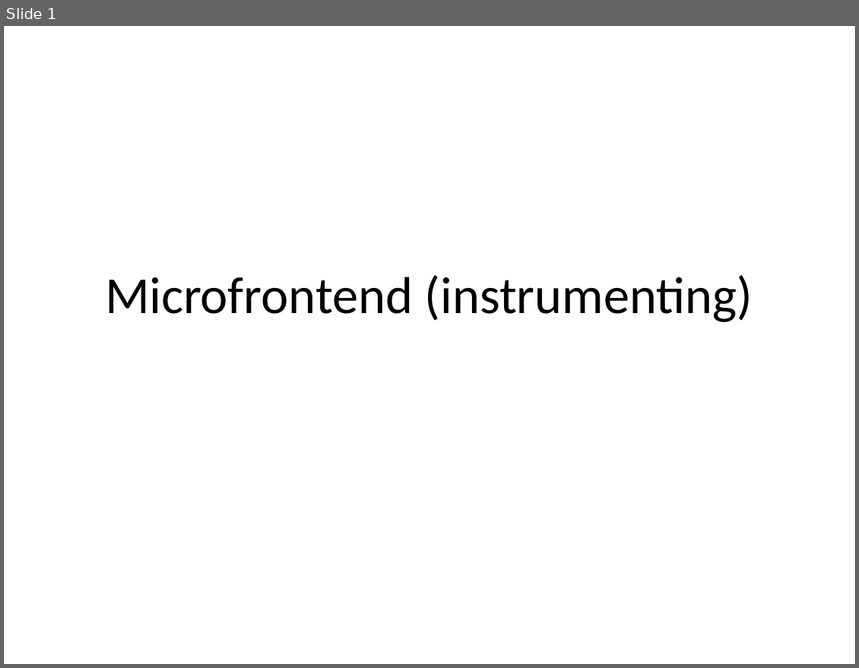
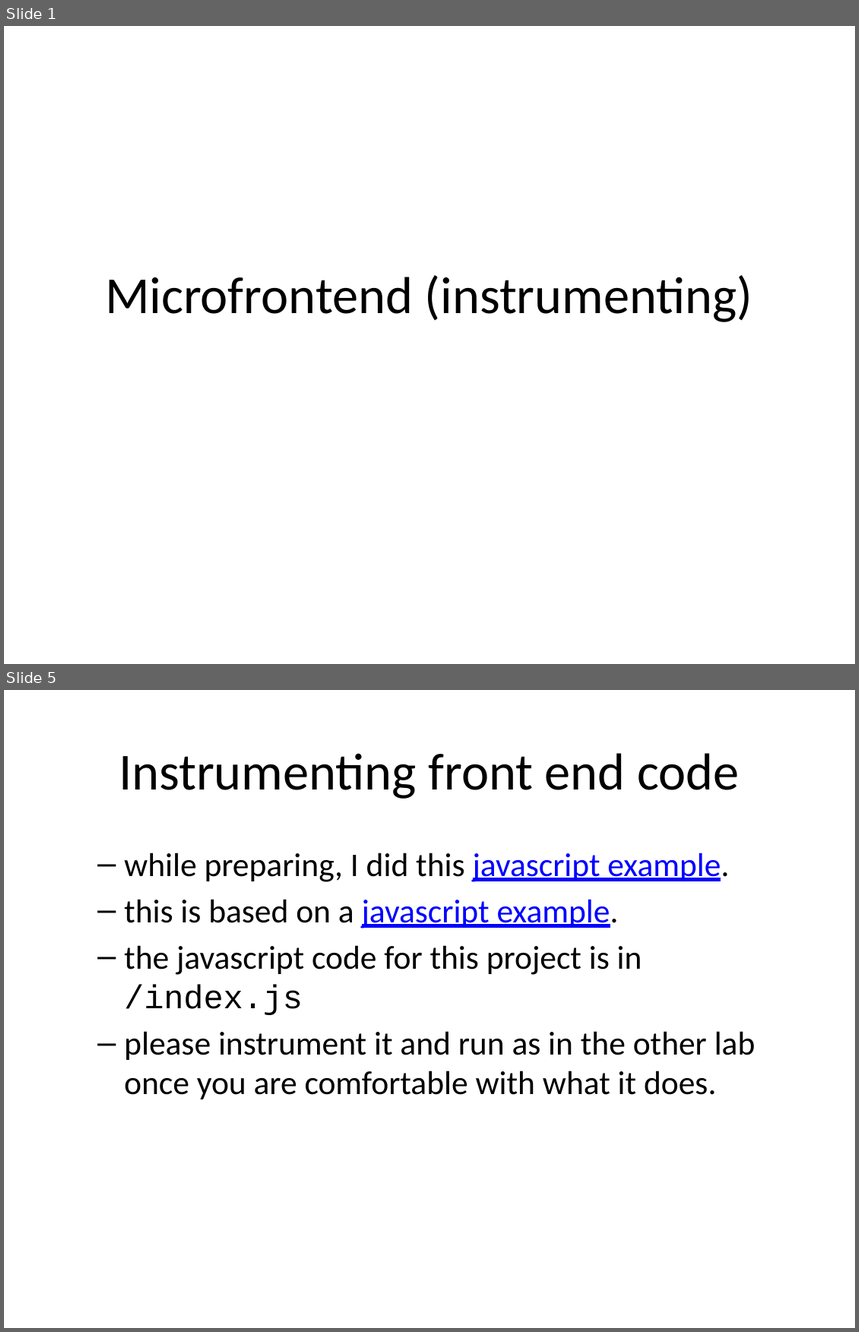
Before and after one commit to rhildred/INFO8985, a slide deck: microfrontend_instrumenting/slides.pptx. Shown one above the other, each under a label of ours: slide 1 before the commit, slides 1 and 5 after it; the slides between them are not shown. The pictures are 859x668 and 859x1332 pixels, drawn with LibreOffice and Linux fonts; fonts in the diff are those of the drawing. Boxes give left, top, right and bottom in pixels: in the first picture for what was removed or moved away, otherwise in the second. Text is boxed around its words. In the diff, an @@ line names an element or a change of style, - is before the commit and + after.

```diff
--- a/microfrontend_instrumenting/slides.pptx
+++ b/microfrontend_instrumenting/slides.pptx
@@ slide 5 added at (x1=4, y1=690, x2=855, y2=1328), background #FFFFFF @@
@@ title added at (x1=119, y1=753, x2=739, y2=799), 44 pt, text #000000 @@
+Instrumenting front end code
@@ text added at (x1=124, y1=853, x2=756, y2=1100), 28 pt, text #000000 @@
+  – while preparing, I did this javascript example.
+  – this is based on a javascript example.
+  – the javascript code for this project is in /index.js
+  – please instrument it and run as in the other lab once you are comfortable with what it does.
```
Also in this commit, not shown: 1 slide changed, 5 other slides added, 13 other files.
